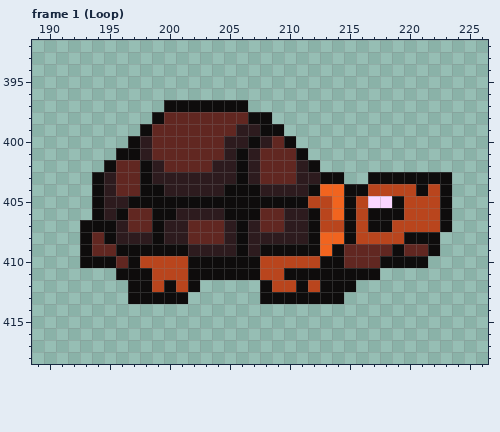
Pixel-art file: frozen_master.aseprite. That is the earlier state.
512x512 pixels, 8 frames. Shown: frame 1 (Loop): x 189..226, y 392..418. The commit also changed other frames, which this record leaves out.
After the commit:
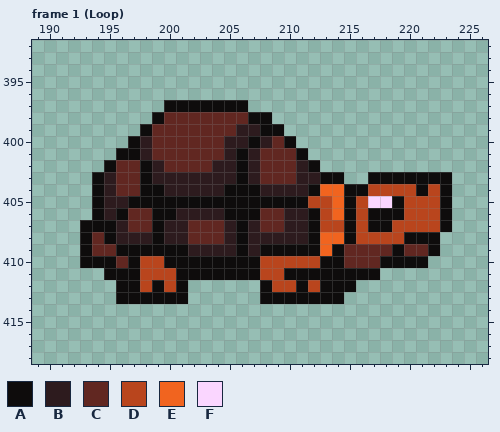
Palette (. is transparent): A #0e0c0c  B #2d1b1e  C #612721  D #b9451d  E #f1641f  F #fad6ff
Difference:
layer "turt_idle" added
layer "turt_hide" now hidden
Frame 1 (Loop):
y 410: x 200..201 DD -> AA
y 411: x 195 . -> A; x 198 A -> D; x 201 D -> A
y 412: x 196 . -> A; x 198..202 ADADA -> DADA.
y 413: x 196 . -> A
